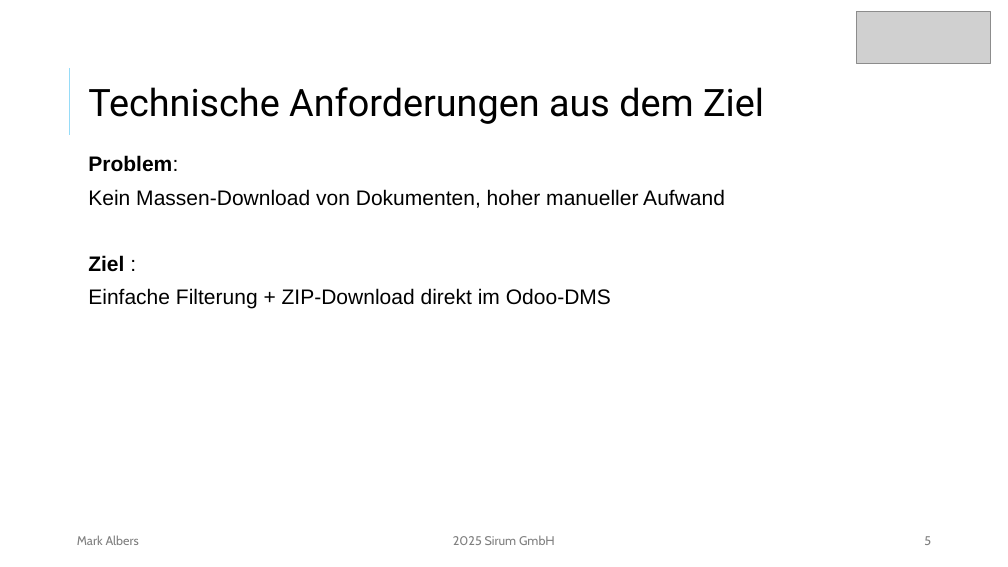
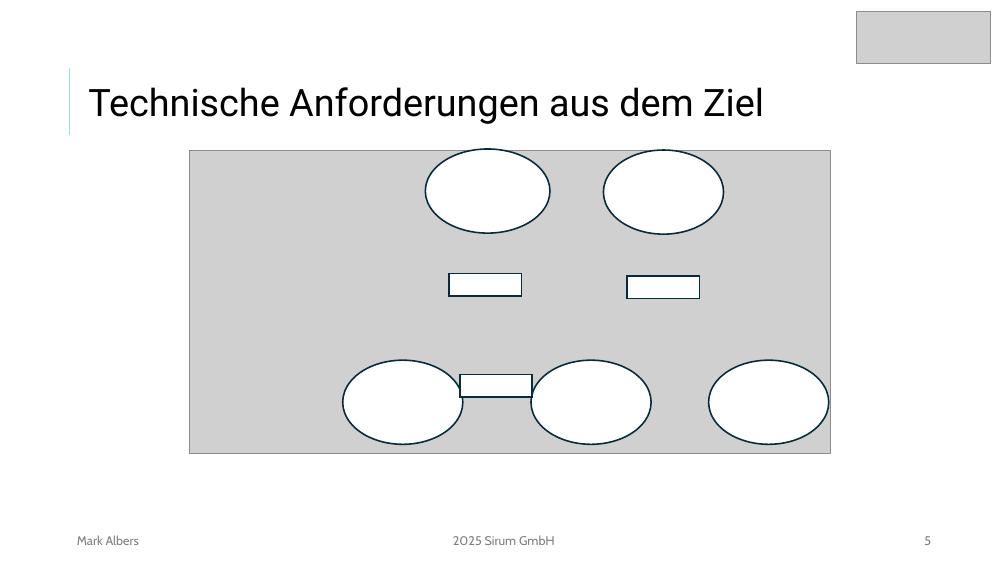
Before and after one commit to mork02/IHK-Projekt, a slide deck: slide 5 of Präsentation/Entwicklung eines Odoo-Moduls zur ZIP-komprimierten Dateiverwaltung im Dokumentenmanagementsystem.pptx. Drawn at 1008x567 pixels with LibreOffice and Linux fonts; fonts in the diff are those of the drawing; grey boxes stand for pictures. Boxes give left, top, right and bottom in pixels: in the first picture for what was removed or moved away, otherwise in the second. Text is boxed around its words. In the diff, an @@ line names an element or a change of style, - is before the commit and + after.

```diff
--- a/Präsentation/Entwicklung eines Odoo-Moduls zur ZIP-komprimierten Dateiverwaltung im Dokumentenmanagementsystem.pptx
+++ b/Präsentation/Entwicklung eines Odoo-Moduls zur ZIP-komprimierten Dateiverwaltung im Dokumentenmanagementsystem.pptx
@@ ellipse added at [426, 149, 551, 233], fill #FFFFFF, outline #092A39 1.5 pt @@
@@ text removed at [88, 155, 725, 309] @@
-Problem:
-Kein Massen-Download von Dokumenten, hoher manueller Aufwand
-Ziel :
-Einfache Filterung + ZIP-Download direkt im Odoo-DMS
@@ picture added at [190, 150, 830, 454] @@
@@ ellipse added at [603, 150, 724, 234], fill #FFFFFF, outline #092A39 1.5 pt @@
@@ rectangle added at [449, 274, 522, 296], fill #FFFFFF, outline #092A39 1.5 pt @@
@@ rectangle added at [628, 276, 700, 299], fill #FFFFFF, outline #092A39 1.5 pt @@
@@ ellipse added at [343, 360, 463, 444], fill #FFFFFF, outline #092A39 1.5 pt @@
@@ rectangle added at [460, 375, 532, 398], fill #FFFFFF, outline #092A39 1.5 pt @@
@@ ellipse added at [531, 360, 651, 444], fill #FFFFFF, outline #092A39 1.5 pt @@
@@ ellipse added at [709, 360, 829, 444], fill #FFFFFF, outline #092A39 1.5 pt @@
```
Also in this commit, not shown: 4 other slides changed, 1 other file.
